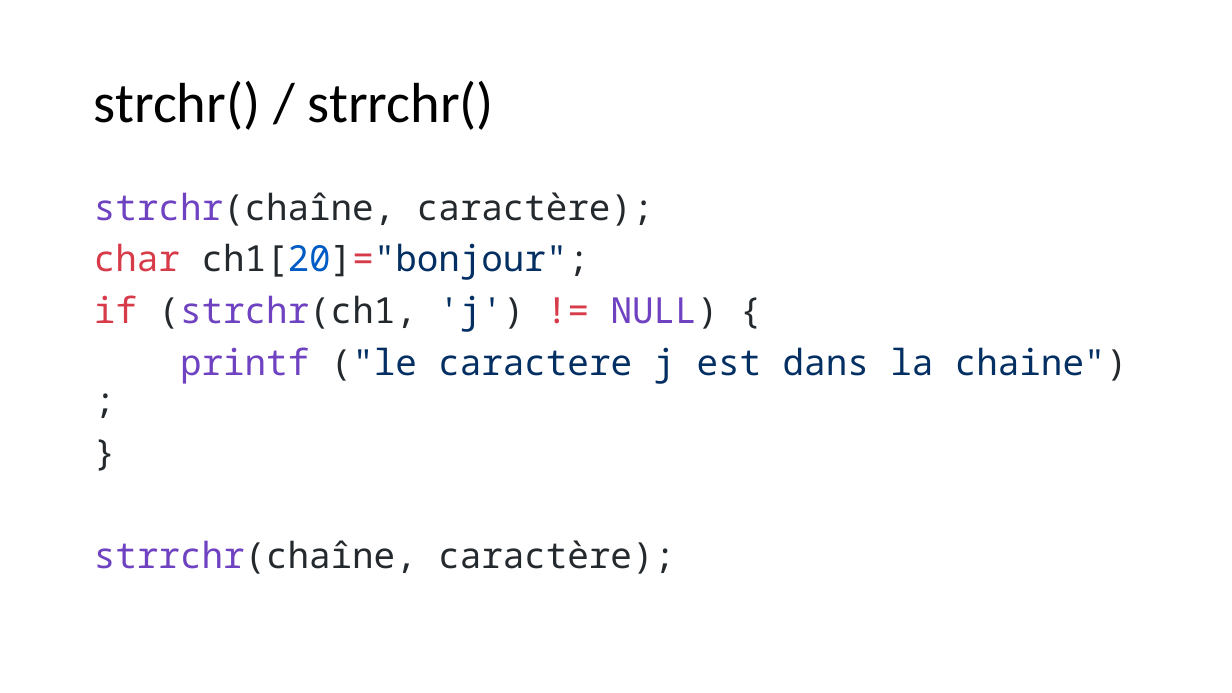
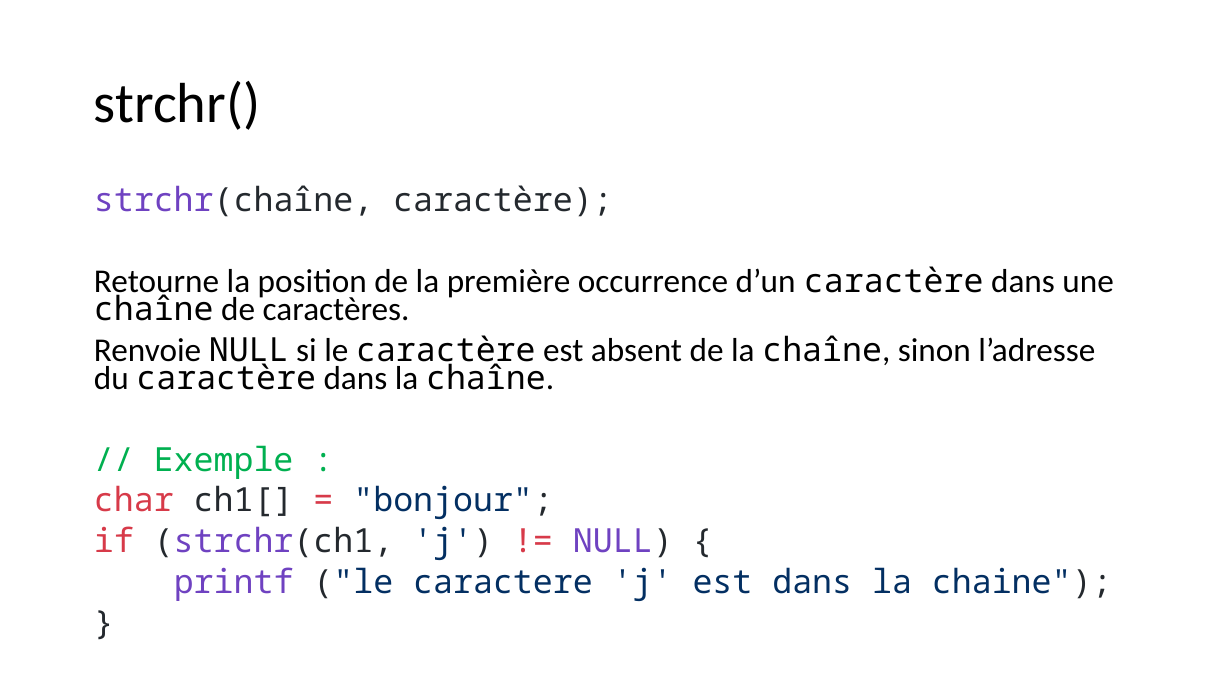
Before and after one commit to standard3/BTS1, a slide deck: slide 22 of 02_C/03_Tableaux/tableaux.pptx (slide 19 before the commit). Drawn at 1232x693 pixels with LibreOffice and Linux fonts; fonts in the diff are those of the drawing. Boxes give left, top, right and bottom in pixels: in the first picture for what was removed or moved away, otherwise in the second. Text is boxed around its words. In the diff, an @@ line names an element or a change of style, - is before the commit and + after.

```diff
--- a/02_C/03_Tableaux/tableaux.pptx
+++ b/02_C/03_Tableaux/tableaux.pptx
@@ title at (94, 81, 260, 130): text changed @@
-strchr() / strrchr()
+strchr()
@@ text at (94, 185, 673, 560): size 28 to 25.9 pt in "strchr(chaîne, caractère);", "if (strchr(ch1, 'j') != NULL) {", "}"; line spacing 0.9 to 0.7 @@
@@ text at (94, 266, 1113, 519): text changed; size 28 to 25.9 pt; font Noto Sans Mono to Calibri; text colour #032F62 to #000000 @@
-char ch1[20]="bonjour";
+Retourne la position de la première occurrence d’un caractère dans une chaîne de caractères.
+Renvoie NULL si le caractère est absent de la chaîne, sinon l’adresse du caractère dans la chaîne.
+// Exemple :
+char ch1[] = "bonjour";
@@ text at (94, 540, 675, 574): paragraph removed @@
-strrchr(chaîne, caractère);
@@ text at (174, 567, 1112, 601): text changed; size 28 to 25.9 pt @@
-printf ("le caractere j est dans la chaine");
+printf ("le caractere 'j' est dans la chaine");
```
Also in this commit, not shown: 10 other slides changed, 5 slides added, 4 other files.
